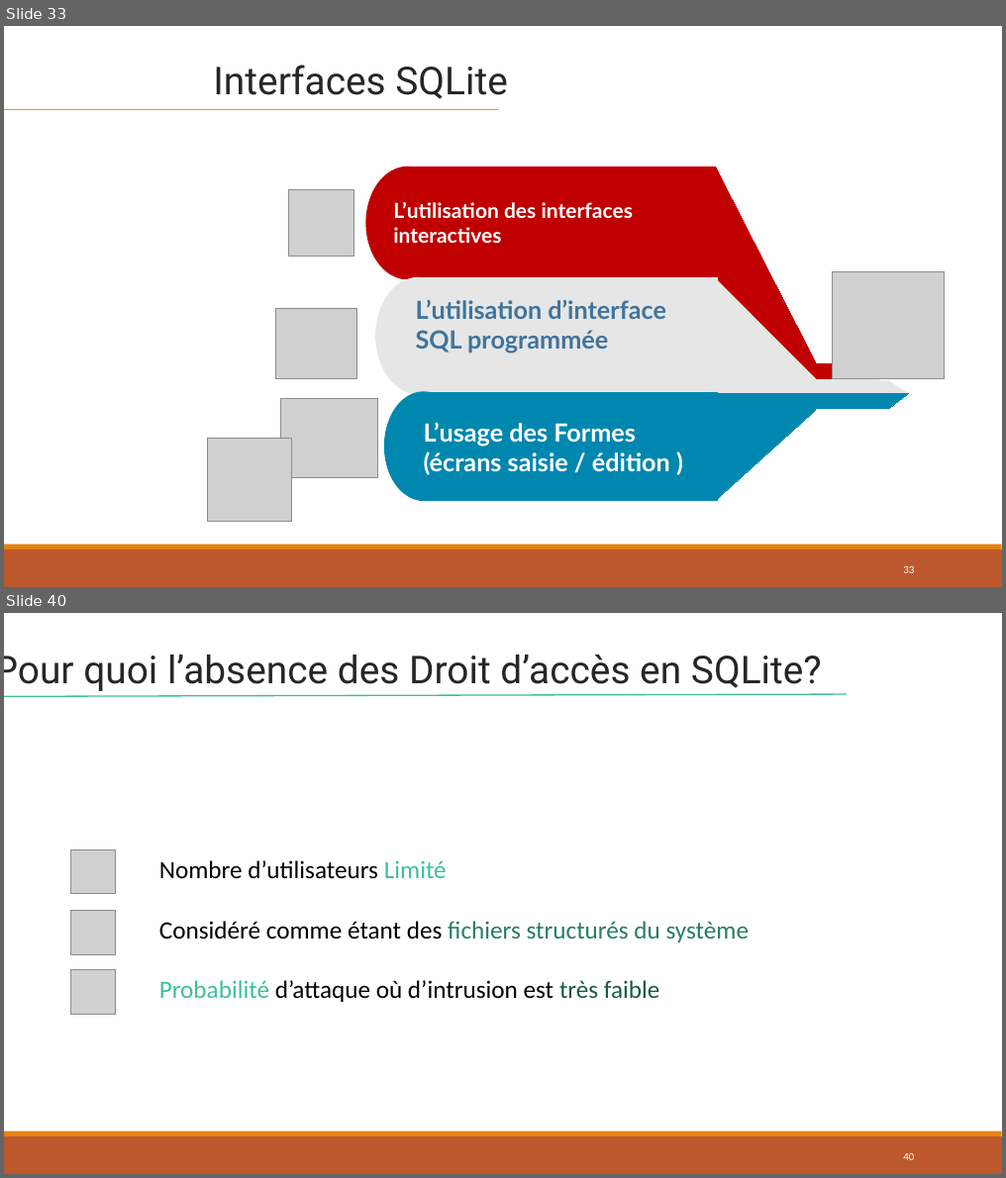
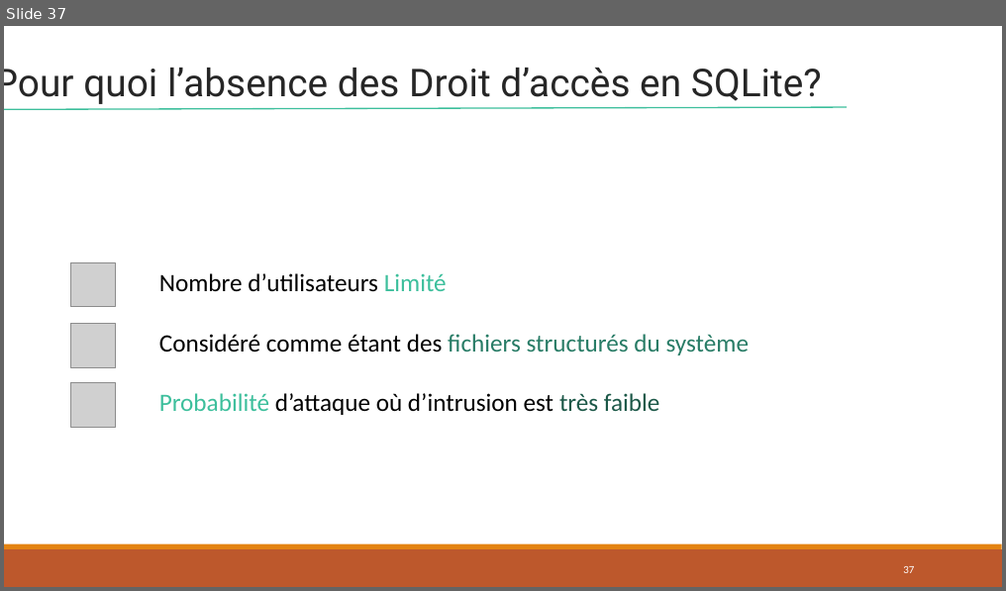
Before and after one commit to lahcenrahlaoui/Wingardium_Leviosaaaa, a slide deck: Presentation-projet-SQLite (1) - Copy.pptx. Shown one above the other, each under a label of ours: slides 33 and 40 before the commit, slide 37 after it; the slides between them are not shown. The pictures are 1006x1178 and 1006x591 pixels, drawn with LibreOffice and Linux fonts; fonts in the diff are those of the drawing; grey boxes stand for pictures. Boxes give left, top, right and bottom in pixels: in the first picture for what was removed or moved away, otherwise in the second. Text is boxed around its words. In the diff, an @@ line names an element or a change of style, - is before the commit and + after.

```diff
--- a/Presentation-projet-SQLite (1) - Copy.pptx
+++ b/Presentation-projet-SQLite (1) - Copy.pptx
@@ slide 33 removed at box(4, 26, 1002, 587), background #FFFFFF; not listed: 2 template elements that a slide beside it also shows @@
@@ text removed at box(213, 65, 507, 99) @@
-Interfaces SQLite
@@ line removed from (4, 110) to (498, 110) @@
@@ group removed at box(366, 167, 875, 380): 2 freeform shapes, 1 rectangle, 1 ellipse @@
@@ picture removed at box(288, 190, 354, 256) @@
@@ text removed at box(393, 202, 633, 243) @@
-L’utilisation des interfaces interactives
@@ picture removed at box(832, 273, 944, 379) @@
@@ picture removed at box(275, 308, 356, 379) @@
@@ text removed at box(416, 299, 666, 354) @@
-L’utilisation d’interface SQL programmée
@@ group removed at box(376, 277, 909, 394): 2 freeform shapes, 1 rectangle, 1 ellipse @@
@@ picture removed at box(281, 399, 377, 477) @@
@@ group removed at box(385, 392, 908, 500): 2 freeform shapes, 1 rectangle, 1 ellipse @@
@@ picture removed at box(208, 439, 291, 522) @@
@@ text removed at box(424, 422, 670, 475) @@
-L’usage des Formes (écrans saisie / édition )
@@ page number removed at box(903, 567, 914, 573) @@
-33
@@ what was slide 40 is now slide 37 @@
@@ page number at box(903, 567, 914, 573): text changed @@
-40
+37
```
Also in this commit, not shown: 2 slides changed, 3 slides added, 5 other slides removed.
